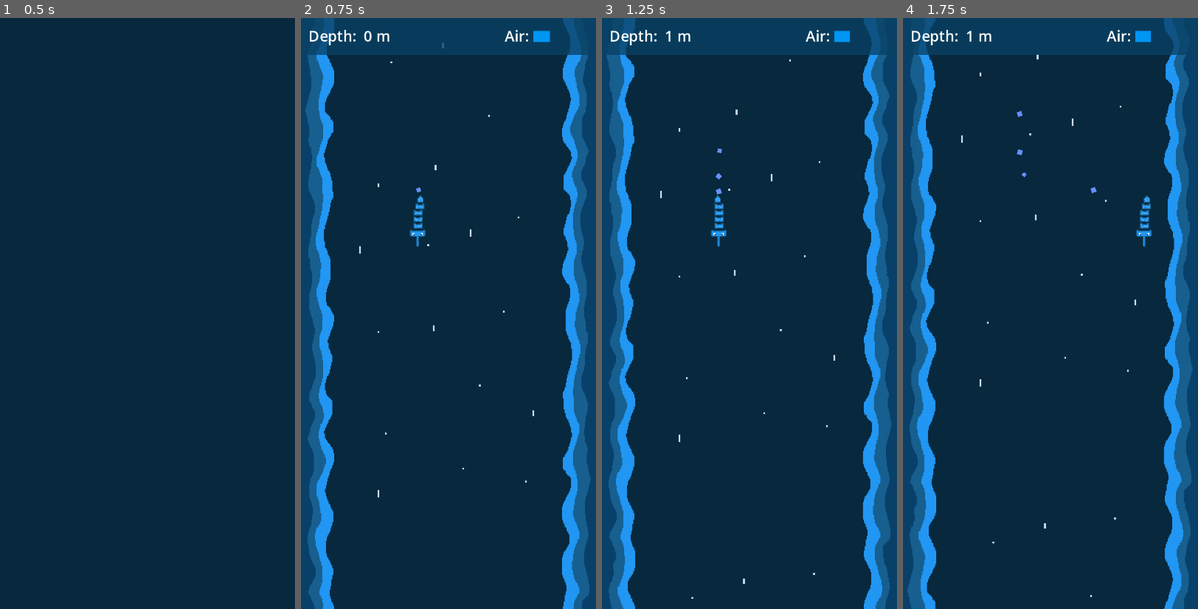
Above: before the commit, frames 1-4 (left to right).
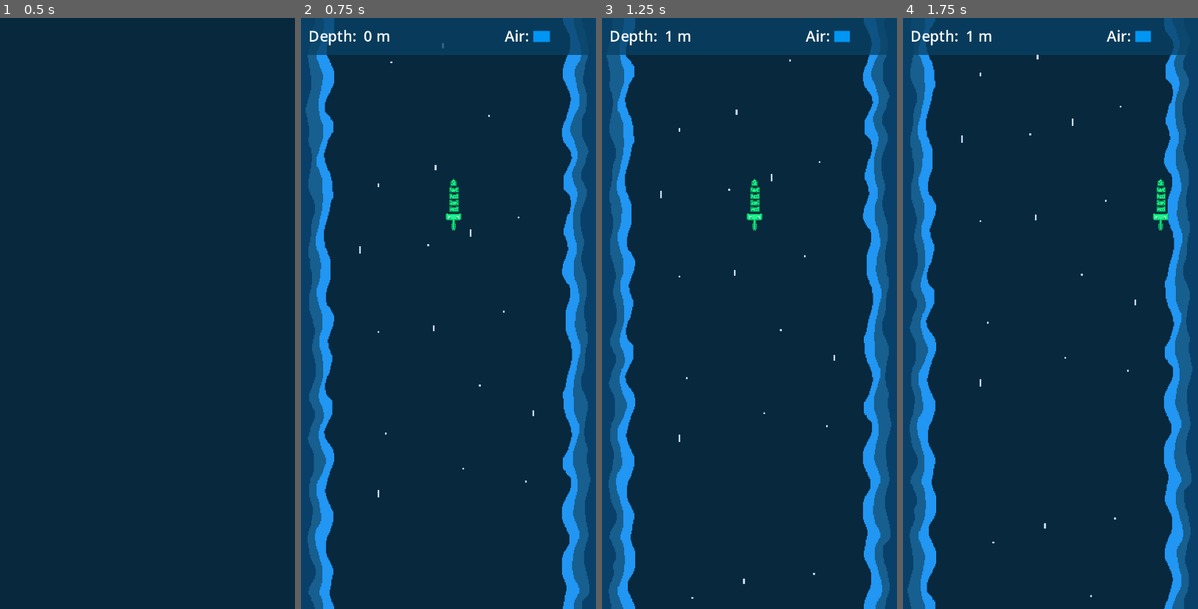
Above: after the commit, the same moments.

Repository: markusweiss/BrackeysGJam23-2
Game: Godot game, scene res://Actors/start.tscn
Same seed, same stepped clock (60 frames per second), same inputs: the game is played once before the commit and once after it. Sound files missing from this copy of the repository are replaced by a short silence.
Inputs:
- Up to frame 1 (0.5 s): no input
- Up to frame 2 (0.75 s): click "start game" at 0.5 s
- Up to frame 3 (1.25 s): no input
- Up to frame 4 (1.75 s): hold Right (move_right) from 1.28 s (still down)

Frame 1 is identical in both runs. In frame 2, 0.5% of the frame differs, in the area x 36-55%, y 27-39%; in frame 3, 0.5%; in frame 4, 0.5%, in the area x 38-90%, y 15-39%.

Commit message:
add new char

Diff:
--- a/Actors/bubble.tscn
+++ b/Actors/bubble.tscn
@@ -53,6 +53,7 @@
 animation = &"explode"
 
 [node name="CollisionShape2D" type="CollisionShape2D" parent="."]
+visible = false
 position = Vector2(-2, 0)
 shape = SubResource("CircleShape2D_jdrie")
 
--- a/Actors/main.tscn
+++ b/Actors/main.tscn
@@ -1,5 +1,6 @@
-[gd_scene load_steps=10 format=3 uid="uid://cppx86bhbcaw"]
+[gd_scene load_steps=11 format=3 uid="uid://cppx86bhbcaw"]
 
+[ext_resource type="PackedScene" uid="uid://cilbbodgndgdk" path="res://Actors/player_2.tscn" id="1_0ekvu"]
 [ext_resource type="PackedScene" uid="uid://bmfb0jqooabd0" path="res://Actors/player.tscn" id="1_ddhx4"]
 [ext_resource type="Script" path="res://Scripts/ParallaxBackground.gd" id="2_hslj8"]
 [ext_resource type="Texture2D" uid="uid://coj8xu4pkhaq2" path="res://Assets/background.png" id="4_6omb1"]
@@ -12,9 +13,13 @@
 
 [node name="Main" type="Node"]
 
+[node name="Player2" parent="." instance=ExtResource("1_0ekvu")]
+position = Vector2(166, 200)
+
 [node name="UI_Top" parent="." instance=ExtResource("4_shrge")]
 
 [node name="Player" parent="." groups=["Player"] instance=ExtResource("1_ddhx4")]
+visible = false
 position = Vector2(127, 218)
 
 [node name="ParallaxBackground" type="ParallaxBackground" parent="."]
--- /dev/null
+++ b/Actors/player_2.tscn
@@ -0,0 +1,28 @@
+[gd_scene load_steps=5 format=3 uid="uid://cilbbodgndgdk"]
+
+[ext_resource type="Texture2D" uid="uid://cofmqo5qb65bb" path="res://Assets/player/player2_1.png" id="1_1ltj6"]
+[ext_resource type="Script" path="res://Scripts/player.gd" id="1_uwtxl"]
+
+[sub_resource type="RectangleShape2D" id="RectangleShape2D_3d735"]
+size = Vector2(5, 8)
+
+[sub_resource type="SpriteFrames" id="SpriteFrames_qt4qa"]
+animations = [{
+"frames": [{
+"duration": 1.0,
+"texture": ExtResource("1_1ltj6")
+}],
+"loop": true,
+"name": &"default",
+"speed": 5.0
+}]
+
+[node name="player2" type="CharacterBody2D"]
+script = ExtResource("1_uwtxl")
+
+[node name="CollisionShape2D" type="CollisionShape2D" parent="."]
+position = Vector2(-0.5, 26)
+shape = SubResource("RectangleShape2D_3d735")
+
+[node name="AnimatedSprite2D" type="AnimatedSprite2D" parent="."]
+sprite_frames = SubResource("SpriteFrames_qt4qa")
--- a/Scripts/bubble.gd
+++ b/Scripts/bubble.gd
@@ -28,6 +28,7 @@
 
 func _on_body_entered(body):
 	countdown_timer.countdownTimer+=1
+
 	$AnimatedSprite2D.play("explode")
 	$blub.play()
 	await get_tree().create_timer(0.2).timeout
Binary file added: Assets/player/player2_1.png
Not shown, added: Assets/player/player2_1.png.import
